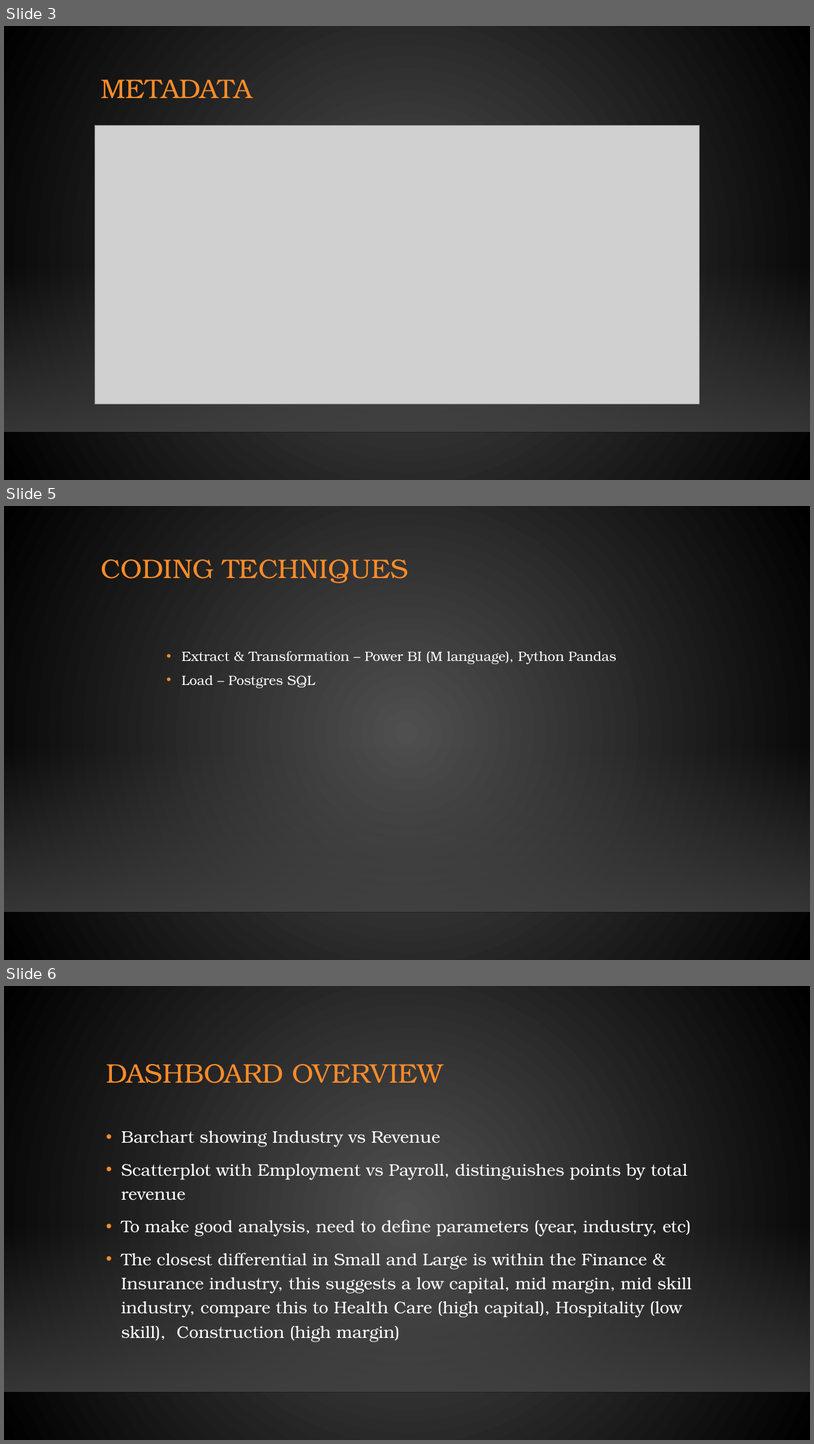
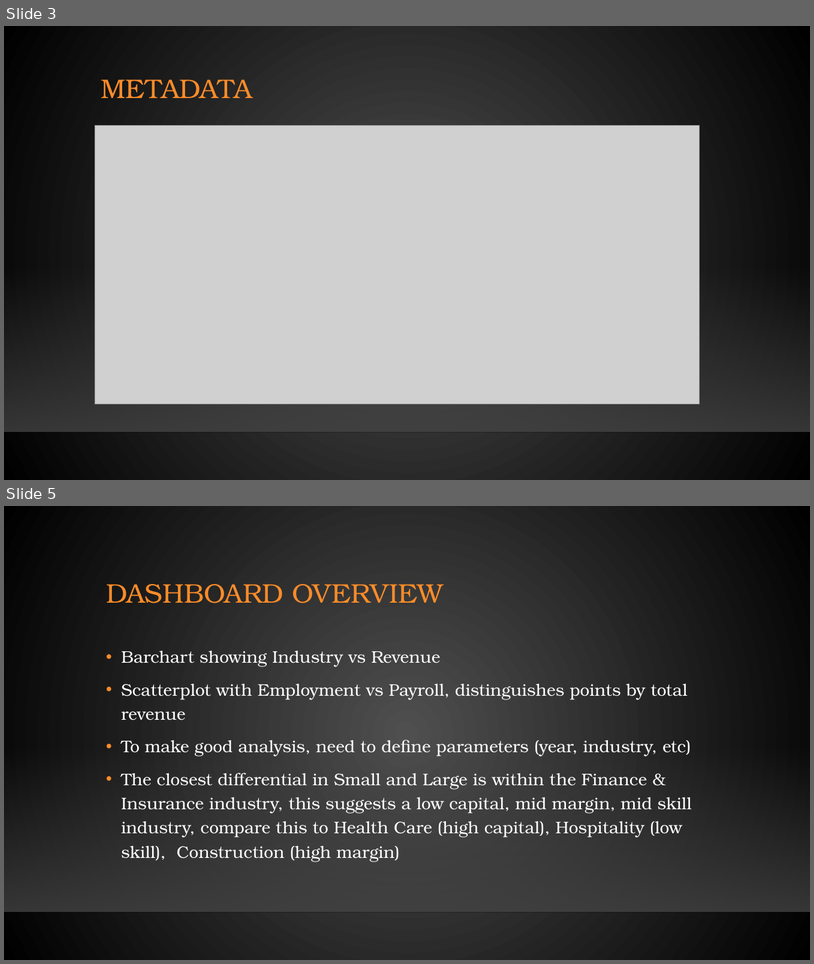
Before and after one commit to jobongie/group10_project2, a slide deck: Project_2_Group_10_pmob.pptx. Shown one above the other, each under a label of ours: slides 3, 5 and 6 before the commit, slides 3 and 5 after it; the slides between them are not shown. The pictures are 814x1444 and 814x964 pixels, drawn with LibreOffice and Linux fonts; fonts in the diff are those of the drawing; grey boxes stand for pictures; background and template pictures are left out. Boxes give left, top, right and bottom in pixels: in the first picture for what was removed or moved away, otherwise in the second. Text is boxed around its words. In the diff, an @@ line names an element or a change of style, - is before the commit and + after.

Commit message:
Updated

```diff
--- a/Project_2_Group_10_pmob.pptx
+++ b/Project_2_Group_10_pmob.pptx
@@ slide 5 removed at [4, 506, 810, 960], background gradient #505050 to #000000; not listed: 2 template elements that a slide beside it also shows @@
@@ title removed at [101, 559, 408, 583] @@
-CODING TECHNIQUES
@@ text removed at [182, 651, 617, 688] @@
-    • Extract & Transformation – Power BI (M language), Python Pandas
-    • Load – Postgres SQL
@@ what was slide 6 is now slide 5 @@
```
Also in this commit, not shown: 1 slide changed.
